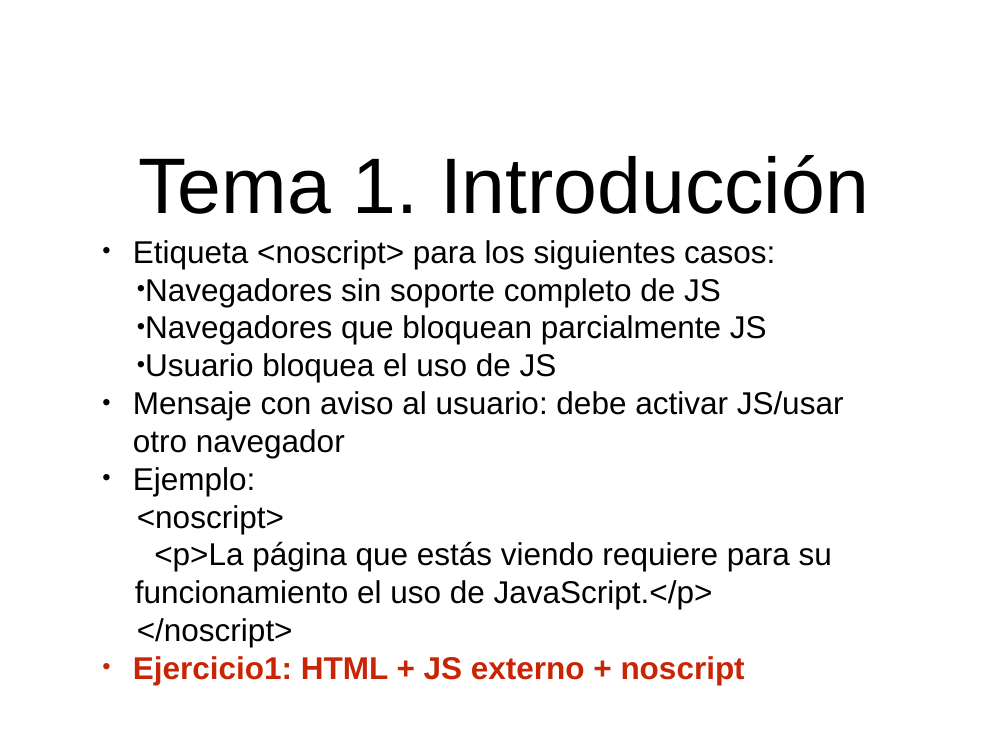
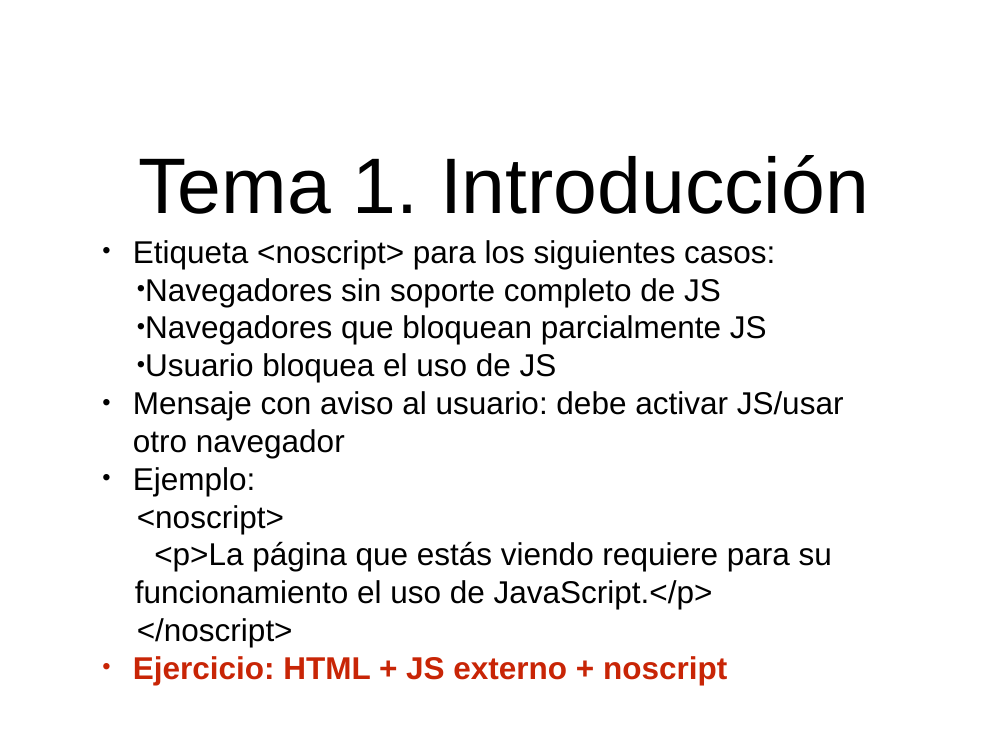
Before and after one commit to fitamix/CursoJS, a slide deck: slide 7 of Tema1/Tema1.ppt. Drawn at 1008x756 pixels with LibreOffice and Linux fonts; fonts in the diff are those of the drawing. Boxes give left, top, right and bottom in pixels: in the first picture for what was removed or moved away, otherwise in the second. Text is boxed around its words. In the diff, an @@ line names an element or a change of style, - is before the commit and + after.

```diff
--- a/Tema1/Tema1.ppt
+++ b/Tema1/Tema1.ppt
@@ subtitle at (133, 656, 727, 685): text changed @@
-• Ejercicio1: HTML + JS externo + noscript
+• Ejercicio: HTML + JS externo + noscript
```
Also in this commit, not shown: 1 other slide changed, 3 other files.
